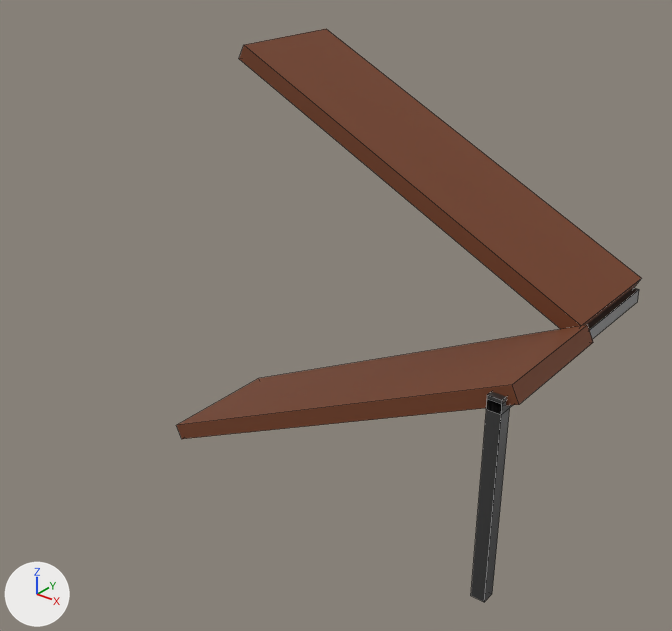
The FBX model Assets/Models/Tetrominos/Slides/VS4.fbx as it was, and as the next commit left it.
Camera for both pictures: a camera (50 mm lens) standing at (6.65, -4.78, 8.84) and looking at (2.92, -0.12, 5.96). The axes (+X, +Y, +Z) are drawn at lower left. The lights are the same throughout. Mesh edges are drawn as thin lines. Where no turn or scale is listed for an object, it has been applied to the vertices.
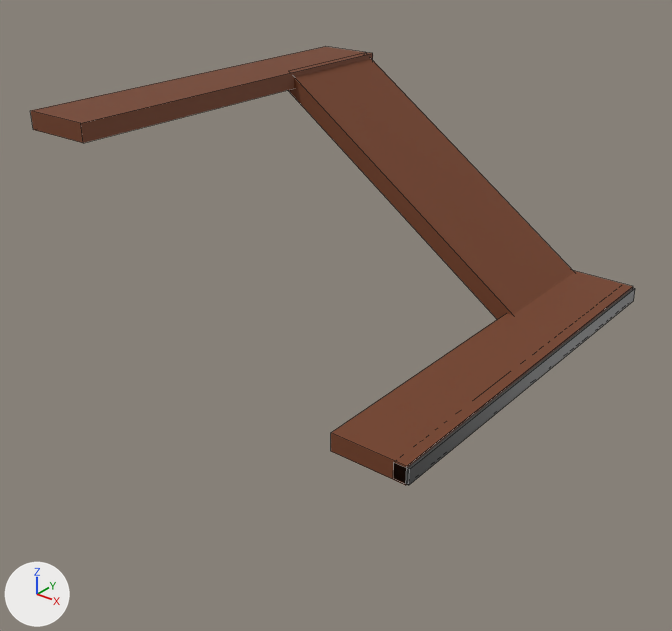
Where the newer file only moved an object's origin or applied its transform, the numbers keep the older frame.

The change, as a diff of the scene's bpy script:
```diff
--- a/Assets/Models/Tetrominos/Slides/VS4.fbx.py
+++ b/Assets/Models/Tetrominos/Slides/VS4.fbx.py
@@ me_cube_066 @@
 me_cube_066.from_pydata(...)  # 8 vertices, 6 faces; spans x -0.05..0.05, y -0.05..0.05, z -0.75..0.75
 # used by ob_cube_045; location = (4.45, -0.5, 5.274)
-me_cube_066.vertices[0].co = (-0.05, -0.05, -0.75)  # pixel (470, 595)
-me_cube_066.vertices[1].co = (-0.05, -0.05, 0.75)  # pixel (487, 398)
-me_cube_066.vertices[2].co = (-0.05, 0.05, -0.75)
-me_cube_066.vertices[3].co = (-0.05, 0.05, 0.75)
-me_cube_066.vertices[4].co = (0.05, -0.05, -0.75)  # pixel (484, 602)
-me_cube_066.vertices[5].co = (0.05, -0.05, 0.75)  # pixel (502, 404)
-me_cube_066.vertices[6].co = (0.05, 0.05, -0.75)  # pixel (492, 593)
-me_cube_066.vertices[7].co = (0.05, 0.05, 0.75)
-me_cube_066.materials.append(mat_metall)  # dark grey #676767
+# me_cube_066 part 1
+me_cube_066.vertices[0].co = (0.0, -0.95, 0.67)  # pixel (405, 485)
+me_cube_066.vertices[1].co = (0.0, -0.95, 0.79)  # pixel (406, 466)
+me_cube_066.vertices[2].co = (-0.5, -0.95, 0.67)  # pixel (330, 451)
+me_cube_066.vertices[3].co = (-0.5, -0.95, 0.79)  # pixel (330, 432)
+me_cube_066.vertices[4].co = (0.0, 1.95, 0.67)  # pixel (630, 301)
+me_cube_066.vertices[5].co = (0.0, 1.95, 0.79)  # pixel (633, 286)
+me_cube_066.vertices[6].co = (-0.5, 1.95, 0.67)
+me_cube_066.vertices[7].co = (-0.5, 1.95, 0.79)  # pixel (570, 269)
+me_cube_066.materials.append(mat_wood)  # brown #743e22
@@ me_cube_078 @@
+me_cube_078.from_pydata(...)  # a box spanning x -0.25..0.25, y -1.45..1.45, z -0.06..0.06
+me_cube_078.materials.append(mat_wood)  # brown #743e22
@@ ob_cube_044 @@
 ob_cube_044.parent = ob_variant_slide_4
-ob_cube_044.location = (1.45, 0.45, 0.0)
+ob_cube_044.location = (1.42, 0.0, 0.0)
+ob_cube_044.scale = (1.0, 1.45, 1.0)
@@ ob_cube_024 @@
 ob_cube_024.parent = ob_variant_slide_4
-ob_cube_024.location = (-0.0245, 1.0, 0.802)
-ob_cube_024.rotation_euler = (0.0, 0.462, 0.0)  # degrees (0, 26, 0)
+ob_cube_024.location = (-0.0245, 0.95, 0.7)
+ob_cube_024.rotation_euler = (0.0, 0.611, 0.0)  # degrees (0, 35, 0)
+ob_cube_024.scale = (0.75, 0.95, 1.0)
@@ ob_cube_023 @@
-ob_cube_023 = bpy.data.objects.new('Cube.023', me_cube_097)
-ob_cube_023.location = (3.06, 0.0, 5.351)
@@ ob_cube_046 @@
+ob_cube_046 = bpy.data.objects.new('Cube.046', me_cube_078)
+ob_cube_046.location = (1.8, 0.0, 7.4)
```

Pixel boxes (x1, y1, x2, y2) of what changed, in the pictures (672 x 631 px):
'Cube.024', moved, turned, rescaled: before (239, 29, 641, 329); after (288, 53, 574, 319)
'Cube.045', recoloured, reshaped (658% wider): before (471, 399, 510, 602); after (331, 271, 633, 485)
'Cube.023', deleted (brown): before (176, 325, 593, 439)
'Cube.046', added (brown): after (31, 47, 373, 143)
'Cube.044', moved, rescaled (59% wider, 55% taller): before (487, 288, 639, 415); after (393, 288, 635, 485)
